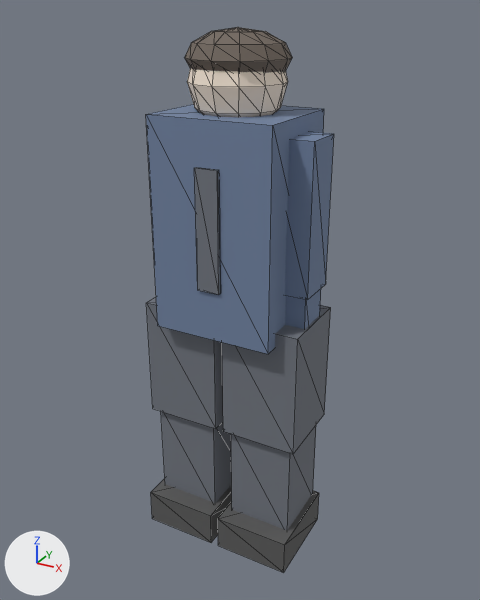
The glTF model ClientWeb/src/assets/models/characters/char_business.glb, before and after one commit.
Before and after are seen from a camera (50 mm lens) standing at (0.097, -0.1749, 0.177) and looking at (0.0002, 0.0011, 0.0889). Every picture has the same lights, and +X, +Y and +Z are marked at lower left. The first picture is the older version. Mesh edges are drawn as thin lines. Where no turn or scale is listed for an object, it has been applied to the vertices.

Script lines for the objects in view, before the commit:
```python
mat_pedestrianbody = principled_material('PedestrianBody')
mat_pedestrianbody.base_color = (0.165, 0.227, 0.361)  # blue #7183a2
mat_pedestrianbody.roughness = 0.8
mat_pedestrianhair = principled_material('PedestrianHair')
mat_pedestrianhair.base_color = (0.165, 0.133, 0.11)  # brown #71665d
mat_pedestrianhair.roughness = 0.8
mat_pedestrianhead = principled_material('PedestrianHead')
mat_pedestrianhead.base_color = (0.91, 0.784, 0.659)  # pale yellow #f5e5d4
mat_pedestrianhead.roughness = 0.72
mat_pedestrianpants = principled_material('PedestrianPants')
mat_pedestrianpants.base_color = (0.165, 0.18, 0.212)  # grey #71767f
mat_pedestrianpants.roughness = 0.8
mat_pedestrianshoes = principled_material('PedestrianShoes')
mat_pedestrianshoes.base_color = (0.102, 0.102, 0.102)  # dark grey #5a5a5a
mat_pedestrianshoes.roughness = 0.8
me_charactermesh = bpy.data.meshes.new('CharacterMesh')
me_charactermesh.from_pydata(...)  # 228 vertices, 396 faces; spans x -0.027..0.027, y -0.018..0.018, z 0.0..0.172
# faces by material slot: [132, 60, 60, 24, 120]
me_charactermesh.materials.append(mat_pedestrianhead)  # pale yellow #f5e5d4
me_charactermesh.materials.append(mat_pedestrianbody)  # blue #7183a2
me_charactermesh.materials.append(mat_pedestrianpants)  # grey #71767f
me_charactermesh.materials.append(mat_pedestrianshoes)  # dark grey #5a5a5a
me_charactermesh.materials.append(mat_pedestrianhair)  # brown #71665d
ob_charactermesh = bpy.data.objects.new('CharacterMesh', me_charactermesh)
ob_charactermesh.location = (0.0, 0.0, 0.0)
```
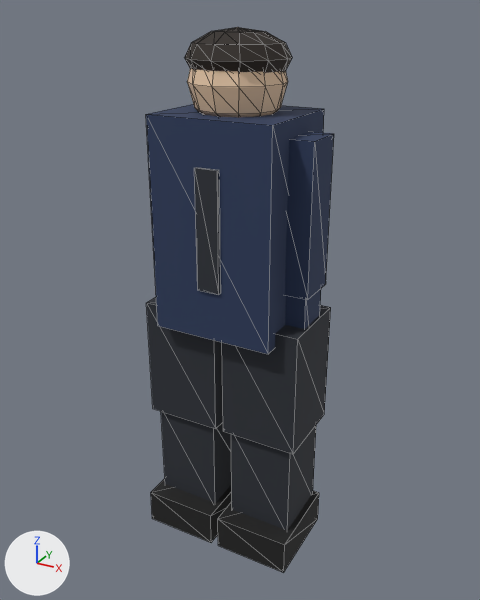
Patch to the scene script:
```diff
--- a/ClientWeb/src/assets/models/characters/char_business.glb.py
+++ b/ClientWeb/src/assets/models/characters/char_business.glb.py
@@ mat_pedestrianhead @@
 mat_pedestrianhead = principled_material('PedestrianHead')
-mat_pedestrianhead.base_color = (0.91, 0.784, 0.659)  # pale yellow #f5e5d4
+mat_pedestrianhead.base_color = (0.807, 0.578, 0.392)  # beige #e8c8a8
 mat_pedestrianhead.roughness = 0.72
@@ mat_pedestrianbody @@
 mat_pedestrianbody = principled_material('PedestrianBody')
-mat_pedestrianbody.base_color = (0.165, 0.227, 0.361)  # blue #7183a2
+mat_pedestrianbody.base_color = (0.0232, 0.0423, 0.107)  # dark blue #2a3a5c
 mat_pedestrianbody.roughness = 0.8
@@ mat_pedestrianpants @@
 mat_pedestrianpants = principled_material('PedestrianPants')
-mat_pedestrianpants.base_color = (0.165, 0.18, 0.212)  # grey #71767f
+mat_pedestrianpants.base_color = (0.0232, 0.0273, 0.0369)  # dark grey #2a2e36
 mat_pedestrianpants.roughness = 0.8
@@ mat_pedestrianshoes @@
 mat_pedestrianshoes = principled_material('PedestrianShoes')
-mat_pedestrianshoes.base_color = (0.102, 0.102, 0.102)  # dark grey #5a5a5a
+mat_pedestrianshoes.base_color = (0.0103, 0.0103, 0.0103)  # black #1a1a1a
 mat_pedestrianshoes.roughness = 0.8
@@ mat_pedestrianhair @@
 mat_pedestrianhair = principled_material('PedestrianHair')
-mat_pedestrianhair.base_color = (0.165, 0.133, 0.11)  # brown #71665d
+mat_pedestrianhair.base_color = (0.0232, 0.016, 0.0116)  # black #2a221c
 mat_pedestrianhair.roughness = 0.8
```

Location of each change, (x1, y1, x2, y2) in pixels of the pictures (480 x 600 px):
'CharacterMesh', recoloured (darker): (146, 27, 334, 573) in both
